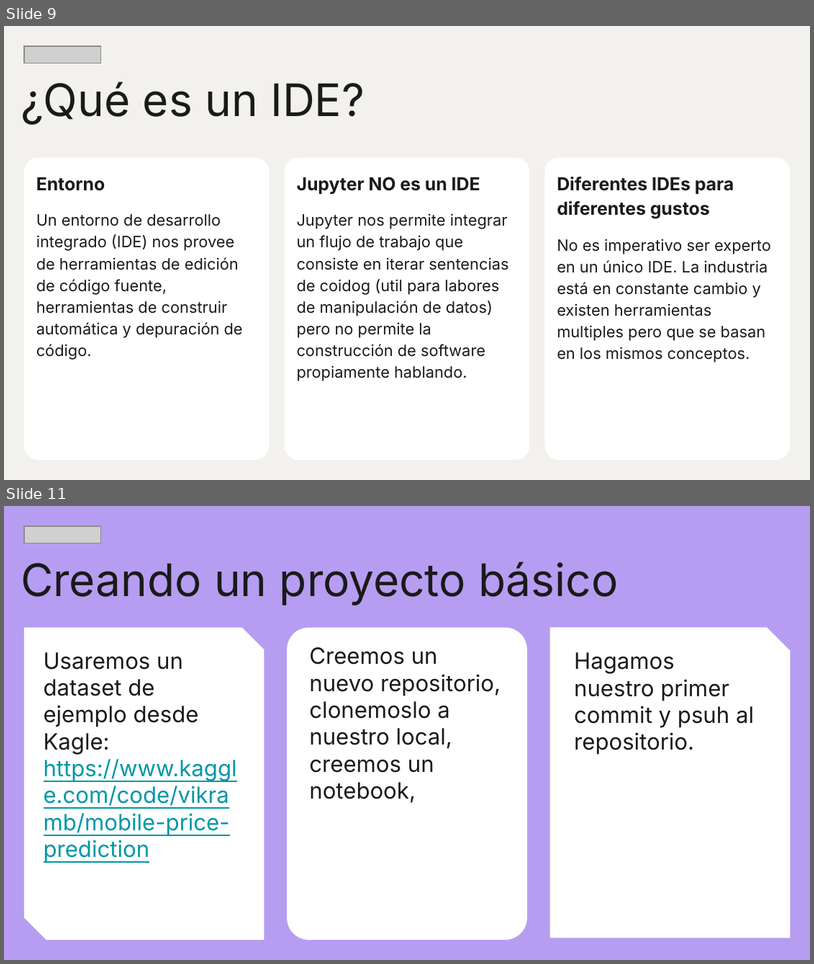
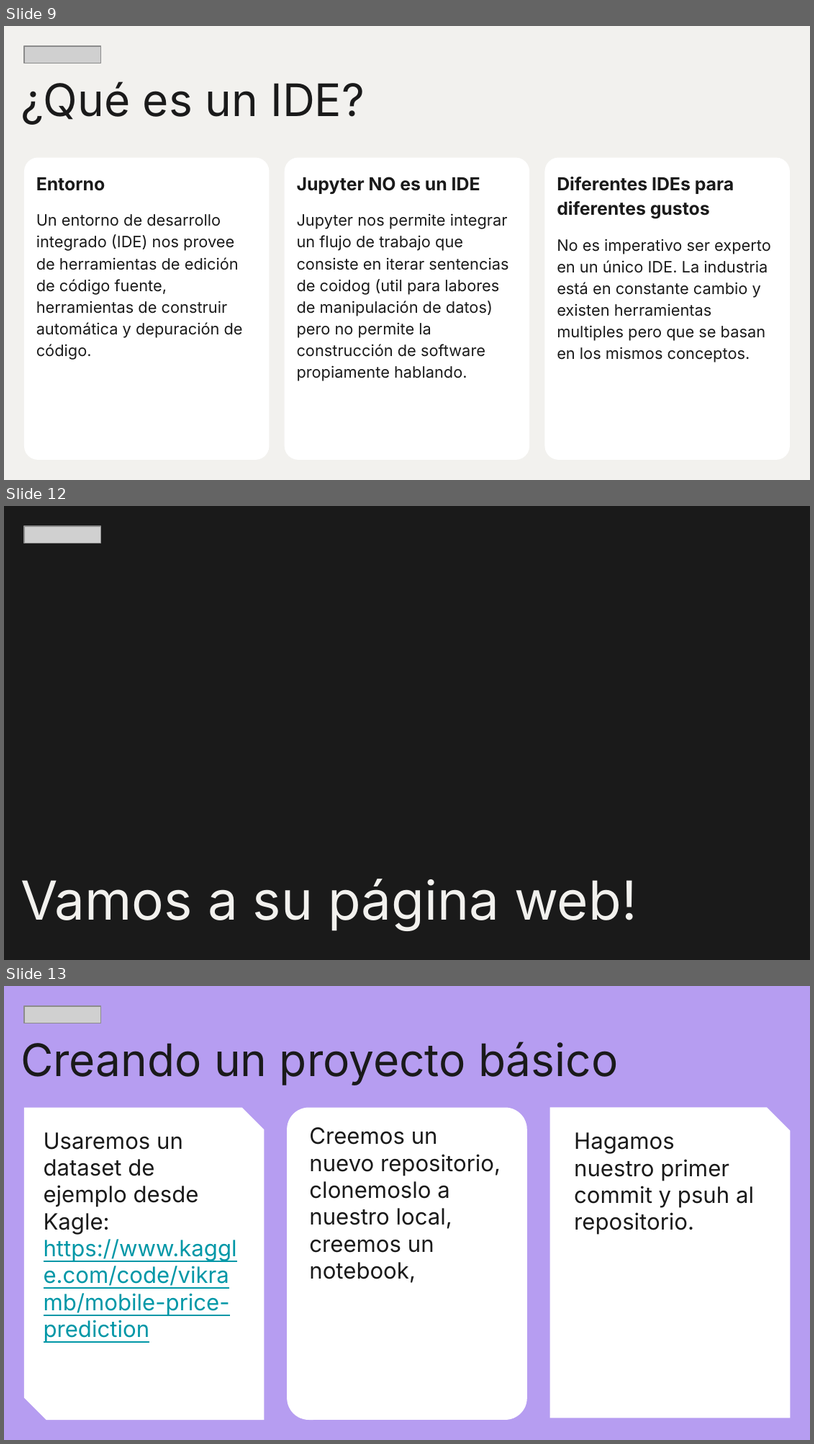
Before and after one commit to ljpiere/data_python_classes, a slide deck: DA/Webinar 16 - Sprint 7 - Git_IDE/Webinar_14.pptx. Shown one above the other, each under a label of ours: slides 9 and 11 before the commit, slides 9, 12 and 13 after it; the slides between them are not shown. The pictures are 814x964 and 814x1444 pixels, drawn with LibreOffice and Linux fonts; fonts in the diff are those of the drawing; grey boxes stand for pictures. Boxes give left, top, right and bottom in pixels: in the first picture for what was removed or moved away, otherwise in the second. Text is boxed around its words. In the diff, an @@ line names an element or a change of style, - is before the commit and + after.

```diff
--- a/DA/Webinar 16 - Sprint 7 - Git_IDE/Webinar_14.pptx
+++ b/DA/Webinar 16 - Sprint 7 - Git_IDE/Webinar_14.pptx
@@ slide 12 added at [4, 506, 810, 960], background #1A1A1A @@
@@ picture added at [24, 526, 100, 543] @@
@@ title added at [21, 878, 637, 930], 48 pt, text #F2F1EE @@
+Vamos a su página web!
@@ what was slide 11 is now slide 13 @@
```
Also in this commit, not shown: 2 slides changed, 1 other slide added, 7 other files.
